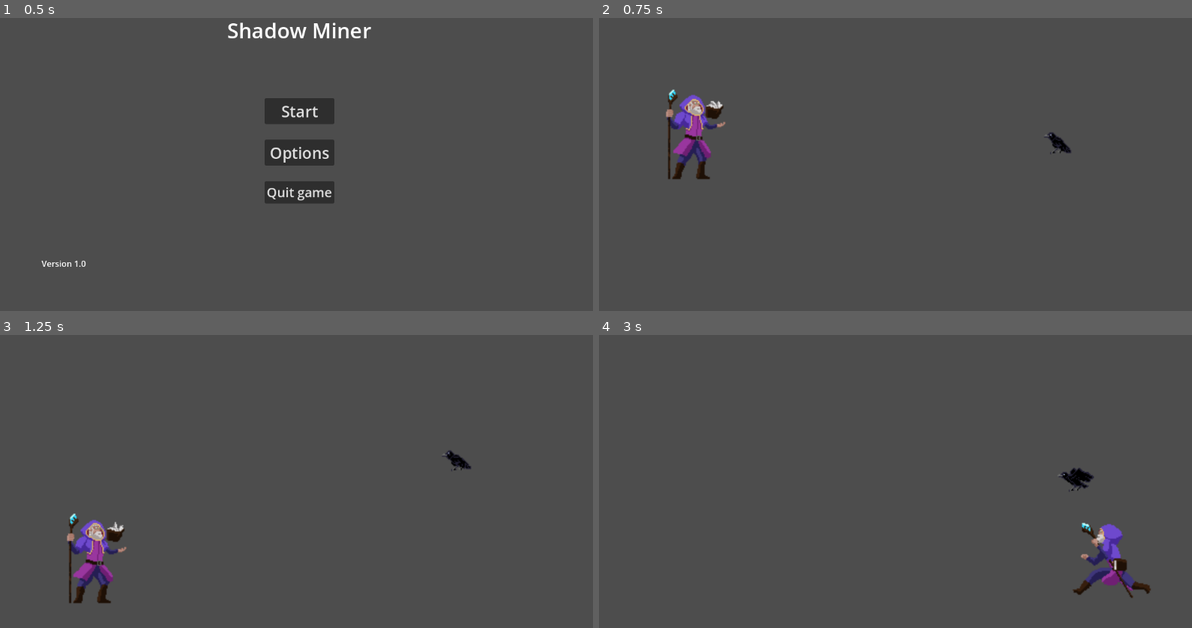
Above: before the commit, frames 1-4 (two rows, left to right).
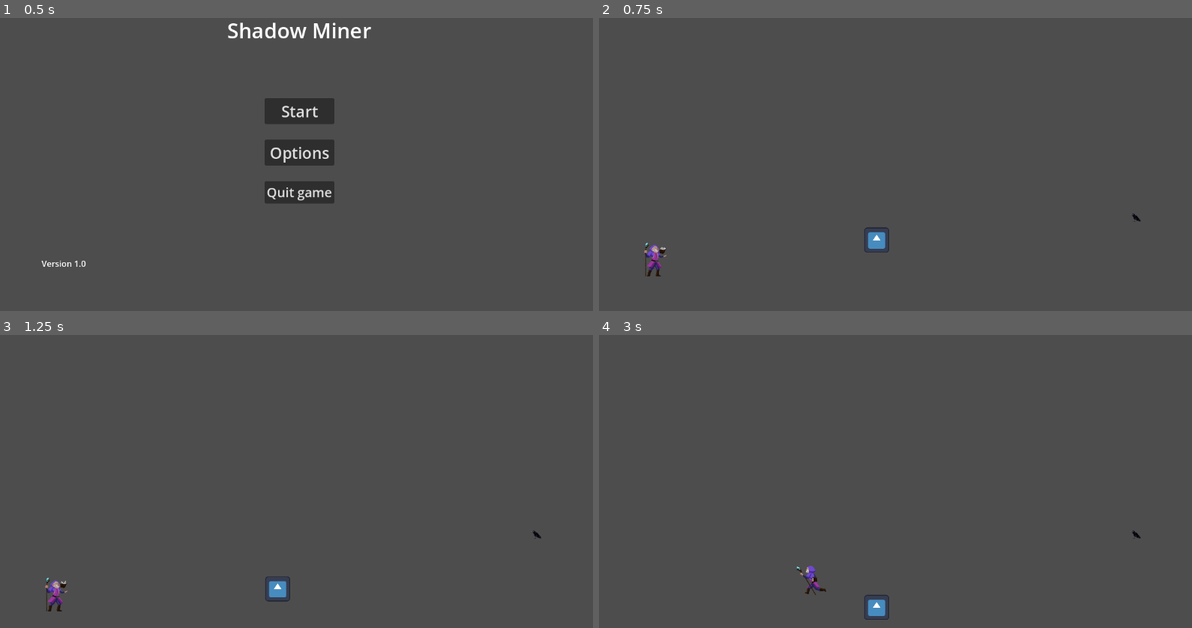
Above: after the commit, the same moments.

Repository: Aditya-1301/ShadowMiner
Game: Godot game, scene res://scenes/main_menu.tscn
The game is run twice, just before and just after one commit, with the same random seed, the same clock (stepped at 60 frames per second) and the same inputs. The engine's default icon, where the game draws it, is replaced by a stand-in: a white triangle on a blue panel in a dark square.
Inputs (mouse positions are in pixels of both pictures, inside the frame that each line leads up to):
- Up to frame 1 (0.5 s): no input
- Up to frame 2 (0.75 s): click "Start" at 0.5 s
- Up to frame 3 (1.25 s): no input
- Up to frame 4 (3 s): tap Enter (ui_accept) at 1.25, 1.52, 2.27 s; move the mouse to (1031, 443) at 1.27 s; hold Right (ui_right) 1.28-2.78 s; right-click (1031, 443) at 1.35 s; click (1031, 443) at 1.55 s; move the mouse to (776, 475) at 2.02 s; click (776, 475) at 2.1 s; right-click (776, 475) at 2.3 s; move the mouse to (960, 384) at 2.77 s; hold Left (ui_left) from 2.78 s (still down); right-click (960, 384) at 2.85 s

Frame 1 is identical in both runs. In frame 2, 2.1% of the frame differs, in the area x 7-92%, y 24-89%; in frame 3, 2.1%; in frame 4, 1.8%.

Commit message:
can now enable/disable item attraction through mouse click

Diff:
--- a/project.godot
+++ b/project.godot
@@ -18,3 +18,20 @@
 [dotnet]
 
 project/assembly_name="ShadowMiner"
+
+[input]
+
+staff_on={
+"deadzone": 0.5,
+"events": [Object(InputEventMouseButton,"resource_local_to_scene":false,"resource_name":"","device":-1,"window_id":0,"alt_pressed":false,"shift_pressed":false,"ctrl_pressed":false,"meta_pressed":false,"button_mask":1,"position":Vector2(503, 15),"global_position":Vector2(508, 65),"factor":1.0,"button_index":1,"canceled":false,"pressed":true,"double_click":false,"script":null)
+]
+}
+staff_off={
+"deadzone": 0.5,
+"events": [Object(InputEventMouseButton,"resource_local_to_scene":false,"resource_name":"","device":-1,"window_id":0,"alt_pressed":false,"shift_pressed":false,"ctrl_pressed":false,"meta_pressed":false,"button_mask":2,"position":Vector2(232, 14),"global_position":Vector2(237, 64),"factor":1.0,"button_index":2,"canceled":false,"pressed":true,"double_click":false,"script":null)
+]
+}
+
+[layer_names]
+
+2d_physics/layer_4="Attraction layer"
--- a/scenes/bat_enemy.tscn
+++ b/scenes/bat_enemy.tscn
@@ -52,7 +52,7 @@
 }],
 "loop": true,
 "name": &"flying",
-"speed": 4.0
+"speed": 10.0
 }, {
 "frames": [{
 "duration": 1.0,
@@ -86,8 +86,8 @@
 [node name="AnimatedSprite2D" type="AnimatedSprite2D" parent="."]
 position = Vector2(2, -1)
 sprite_frames = SubResource("SpriteFrames_7ysnd")
-animation = &"idle"
-frame_progress = 0.914646
+animation = &"flying"
+frame_progress = 0.287882
 flip_h = true
 
 [node name="detection_area" type="Area2D" parent="."]
--- /dev/null
+++ b/scenes/item.tscn
@@ -0,0 +1,21 @@
+[gd_scene load_steps=4 format=3 uid="uid://bh0jnoo8dxubg"]
+
+[ext_resource type="Texture2D" uid="uid://dnh03ilikv25n" path="res://icon.svg" id="1_76mxi"]
+
+[sub_resource type="GDScript" id="GDScript_5etvt"]
+
+[sub_resource type="CircleShape2D" id="CircleShape2D_saf4e"]
+
+[node name="Item" type="RigidBody2D"]
+collision_layer = 8
+collision_mask = 8
+can_sleep = false
+linear_damp = 5.0
+script = SubResource("GDScript_5etvt")
+
+[node name="Sprite2D" type="Sprite2D" parent="."]
+scale = Vector2(0.5, 0.5)
+texture = ExtResource("1_76mxi")
+
+[node name="CollisionShape2D" type="CollisionShape2D" parent="."]
+shape = SubResource("CircleShape2D_saf4e")
--- a/scenes/player.tscn
+++ b/scenes/player.tscn
@@ -173,7 +173,7 @@
 }],
 "loop": true,
 "name": &"attack1",
-"speed": 10.0
+"speed": 8.0
 }, {
 "frames": [{
 "duration": 1.0,
@@ -282,17 +282,35 @@
 [sub_resource type="RectangleShape2D" id="RectangleShape2D_nq41f"]
 size = Vector2(41, 78)
 
+[sub_resource type="GDScript" id="GDScript_8d084"]
+script/source = "extends Area2D
+
+"
+
+[sub_resource type="CircleShape2D" id="CircleShape2D_8ogxk"]
+radius = 247.002
+
 [node name="Player" type="CharacterBody2D"]
-collision_layer = 3
+collision_layer = 11
 script = ExtResource("1_68gri")
 
 [node name="AnimatedSprite2D" type="AnimatedSprite2D" parent="."]
 position = Vector2(-6, 0)
 sprite_frames = SubResource("SpriteFrames_24qxx")
-animation = &"idle"
+animation = &"attack1"
 autoplay = "idle"
-frame_progress = 0.725687
 
 [node name="CollisionShape2D" type="CollisionShape2D" parent="."]
 position = Vector2(-15.5, 7)
 shape = SubResource("RectangleShape2D_nq41f")
+
+[node name="Attraction Zone" type="Area2D" parent="."]
+collision_layer = 0
+collision_mask = 8
+gravity_space_override = 1
+gravity_point = true
+script = SubResource("GDScript_8d084")
+
+[node name="CollisionShape2D" type="CollisionShape2D" parent="Attraction Zone"]
+position = Vector2(-21, -1)
+shape = SubResource("CircleShape2D_8ogxk")
--- a/scenes/stage0.tscn
+++ b/scenes/stage0.tscn
@@ -1,7 +1,8 @@
-[gd_scene load_steps=4 format=3 uid="uid://c6ncnlf15l8g3"]
+[gd_scene load_steps=5 format=3 uid="uid://c6ncnlf15l8g3"]
 
 [ext_resource type="PackedScene" uid="uid://dsottsavymv0e" path="res://scenes/player.tscn" id="1_ulxur"]
 [ext_resource type="PackedScene" uid="uid://c0o0sn4wtauet" path="res://scenes/bat_enemy.tscn" id="2_rwggn"]
+[ext_resource type="PackedScene" uid="uid://bh0jnoo8dxubg" path="res://scenes/item.tscn" id="3_yfli6"]
 
 [sub_resource type="WorldBoundaryShape2D" id="WorldBoundaryShape2D_1v4ht"]
 
@@ -9,18 +10,23 @@
 
 [node name="Player" parent="." instance=ExtResource("1_ulxur")]
 visibility_layer = 3
-position = Vector2(107, 346)
+position = Vector2(-287, 407)
 
 [node name="StaticBody2D" type="StaticBody2D" parent="."]
 position = Vector2(87, 107)
 
 [node name="CollisionShape2D" type="CollisionShape2D" parent="StaticBody2D"]
-position = Vector2(16, 403)
+position = Vector2(93, 407)
 shape = SubResource("WorldBoundaryShape2D_1v4ht")
 
 [node name="Camera2D" type="Camera2D" parent="."]
-position = Vector2(291, 372)
-zoom = Vector2(2, 2)
+position = Vector2(325, 125)
+zoom = Vector2(0.75, 0.75)
 
 [node name="BatEnemy" parent="." instance=ExtResource("2_rwggn")]
-position = Vector2(442, 374)
+position = Vector2(931, 319)
+
+[node name="Item" parent="." instance=ExtResource("3_yfli6")]
+position = Vector2(269, 365)
+collision_layer = 9
+collision_mask = 9
--- /dev/null
+++ b/scenes/stage1.tscn
@@ -0,0 +1,26 @@
+[gd_scene load_steps=4 format=3 uid="uid://byee7kw7vjdqv"]
+
+[ext_resource type="PackedScene" uid="uid://dsottsavymv0e" path="res://scenes/player.tscn" id="1_iihj7"]
+[ext_resource type="PackedScene" uid="uid://bh0jnoo8dxubg" path="res://scenes/item.tscn" id="2_ocd4p"]
+
+[sub_resource type="WorldBoundaryShape2D" id="WorldBoundaryShape2D_1v4ht"]
+
+[node name="Stage0" type="Node2D"]
+
+[node name="Player" parent="." instance=ExtResource("1_iihj7")]
+visibility_layer = 3
+position = Vector2(95, 457)
+
+[node name="StaticBody2D" type="StaticBody2D" parent="."]
+position = Vector2(87, 107)
+
+[node name="CollisionShape2D" type="CollisionShape2D" parent="StaticBody2D"]
+position = Vector2(16, 403)
+shape = SubResource("WorldBoundaryShape2D_1v4ht")
+
+[node name="Camera2D" type="Camera2D" parent="."]
+position = Vector2(291, 372)
+zoom = Vector2(2, 2)
+
+[node name="Item" parent="." instance=ExtResource("2_ocd4p")]
+position = Vector2(402, 440)
--- a/scripts/player.gd
+++ b/scripts/player.gd
@@ -7,6 +7,21 @@
 # Get the gravity from the project settings to be synced with RigidBody nodes.
 var gravity = ProjectSettings.get_setting("physics/2d/default_gravity")
 @onready var animated_sprite_2d = $AnimatedSprite2D
+@onready var attraction_zone = $"Attraction Zone"
+
+
+func _ready():
+	attraction_zone.gravity_space_override = attraction_zone.SPACE_OVERRIDE_DISABLED
+
+func _input(_event):
+	if Input.is_action_just_pressed("staff_on"):
+		attraction_zone.gravity_space_override = attraction_zone.SPACE_OVERRIDE_COMBINE
+		attraction_zone.gravity_point = true
+		print("Staff Enabled!")
+	elif Input.is_action_just_pressed("staff_off"):
+		attraction_zone.gravity_space_override = attraction_zone.SPACE_OVERRIDE_DISABLED
+		attraction_zone.gravity_point = false
+		print("Staff Disabled!")
 
 
 func _physics_process(delta):
@@ -33,4 +48,7 @@
 		velocity.x = move_toward(velocity.x, 0, SPEED)
 		animated_sprite_2d.play("idle")
 
+	if Input.is_action_just_pressed("staff_on"):
+		animated_sprite_2d.play("attack1")
+
 	move_and_slide()
Not shown: 1 places in scenes/player.tscn that only renumber resources
